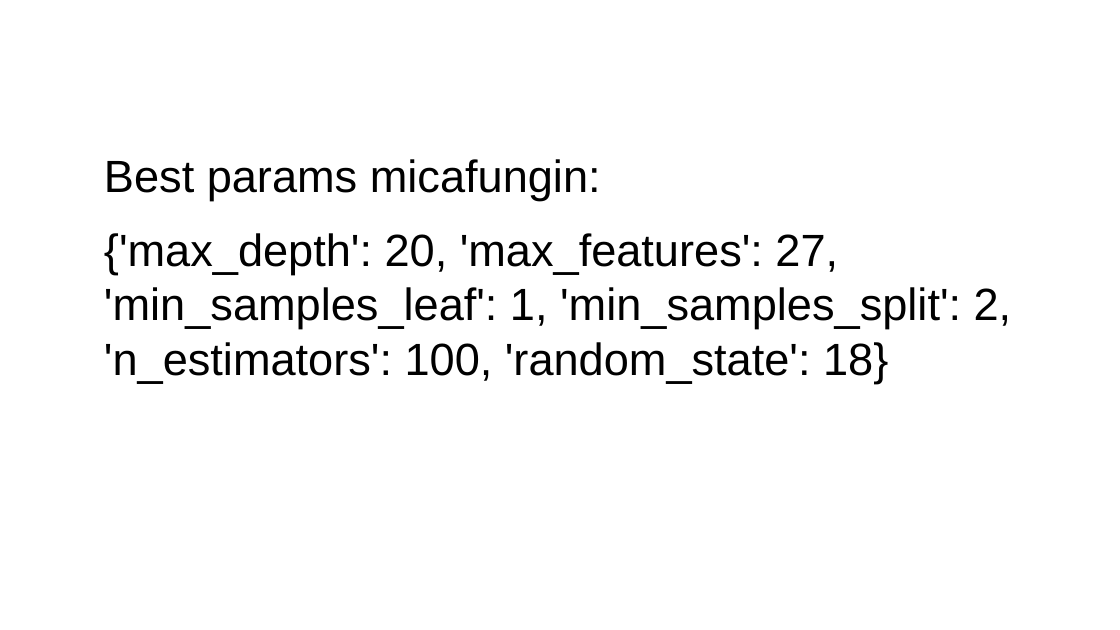
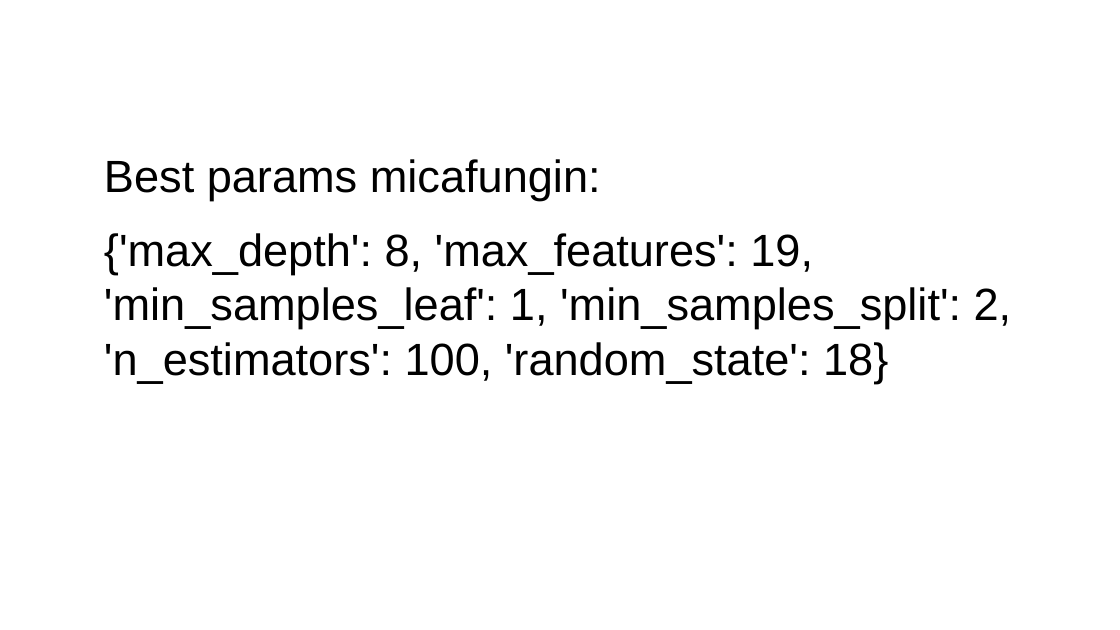
Before and after one commit to MathieuGig/Predict_Resistance_FKS1_GigM, a slide deck: slide 12 of Hyperparams_hunt.odp (slide 23 before the commit). Drawn at 1120x630 pixels with LibreOffice and Linux fonts; fonts in the diff are those of the drawing. Boxes give left, top, right and bottom in pixels: in the first picture for what was removed or moved away, otherwise in the second. Text is boxed around its words. In the diff, an @@ line names an element or a change of style, - is before the commit and + after.

Commit message:
Splits were not accurate, this meant overfitting occured. By using ShuffleSplit we can reduce the model's overfitting. Eliminating the variance of each split's accuracy score.

```diff
--- a/Hyperparams_hunt.odp
+++ b/Hyperparams_hunt.odp
@@ text at [104, 233, 1012, 383]: text changed @@
-{'max_depth': 20, 'max_features': 27, 'min_samples_leaf': 1, 'min_samples_split': 2, 'n_estimators': 100, 'random_state': 18}
+{'max_depth': 8, 'max_features': 19, 'min_samples_leaf': 1, 'min_samples_split': 2, 'n_estimators': 100, 'random_state': 18}
```
Also in this commit, not shown: 4 other slides changed, 11 slides removed, 15 other files.
